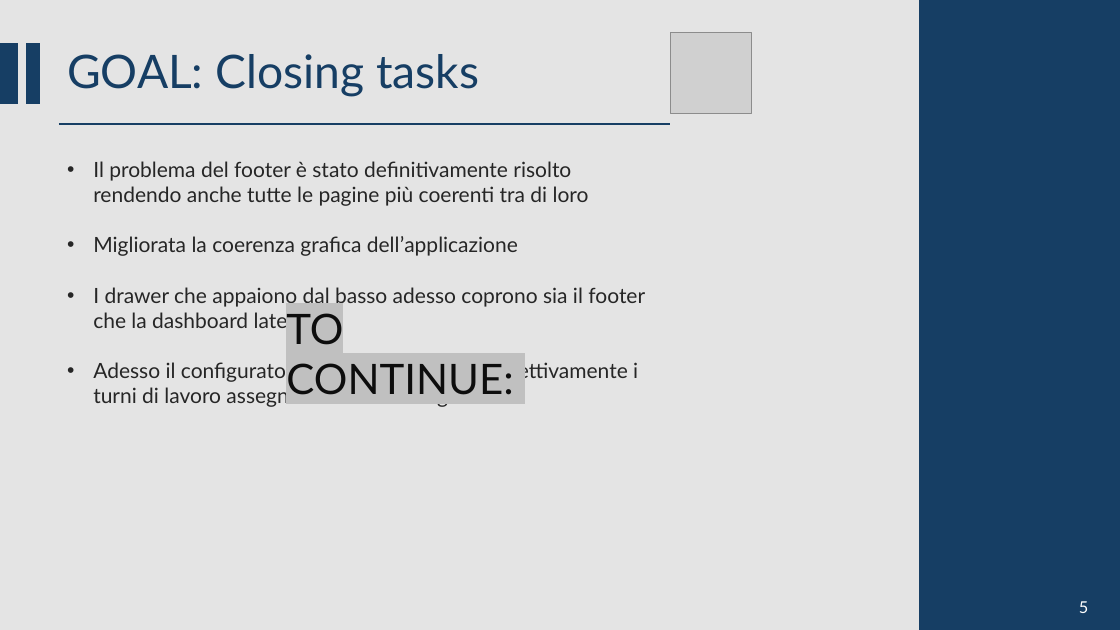
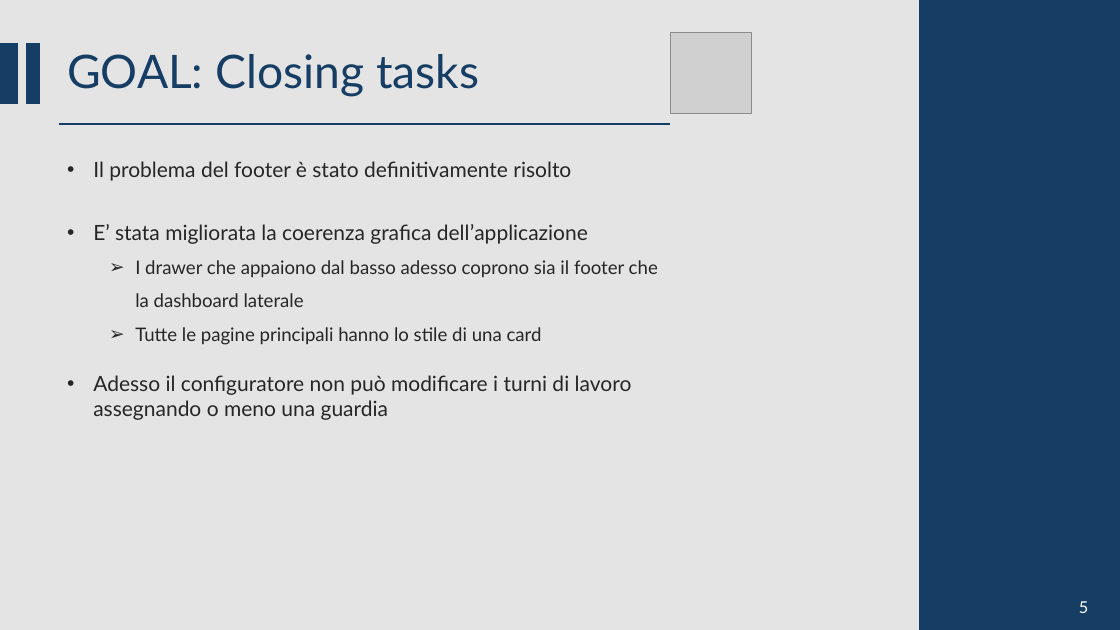
Before and after one commit to CSW-Teams/MS3-docs, a slide deck: slide 15 of ShiftsHappen/Sprint 1/CSW Sprint 1.pptm. Drawn at 1120x630 pixels with LibreOffice and Linux fonts; fonts in the diff are those of the drawing; grey boxes stand for pictures. Boxes give left, top, right and bottom in pixels: in the first picture for what was removed or moved away, otherwise in the second. Text is boxed around its words. In the diff, an @@ line names an element or a change of style, - is before the commit and + after.

```diff
--- a/ShiftsHappen/Sprint 1/CSW Sprint 1.pptm
+++ b/ShiftsHappen/Sprint 1/CSW Sprint 1.pptm
@@ text at (93, 161, 588, 244): text changed @@
-• Il problema del footer è stato definitivamente risolto rendendo anche tutte le pagine più coerenti tra di loro
-• Migliorata la coerenza grafica dell’applicazione
+• Il problema del footer è stato definitivamente risolto
+• E’ stata migliorata la coerenza grafica dell’applicazione
@@ text at (135, 260, 658, 307): size 18 to 16 pt in "I drawer che appaiono dal basso adesso ..."; bullet • to ➢; list level 1 to 2 in "I drawer che appaiono dal ..."; line spacing 1 to 1.5 @@
@@ text at (93, 327, 632, 420): text changed @@
-• Adesso il configuratore non può modificare effettivamente i turni di lavoro assegnando o non una guardia
+  ➢ Tutte le pagine principali hanno lo stile di una card
+• Adesso il configuratore non può modificare i turni di lavoro assegnando o meno una guardia
@@ text removed at (286, 313, 513, 395) @@
-TO CONTINUE:
```
Also in this commit, not shown: 9 other slides changed, 1 slide added.
